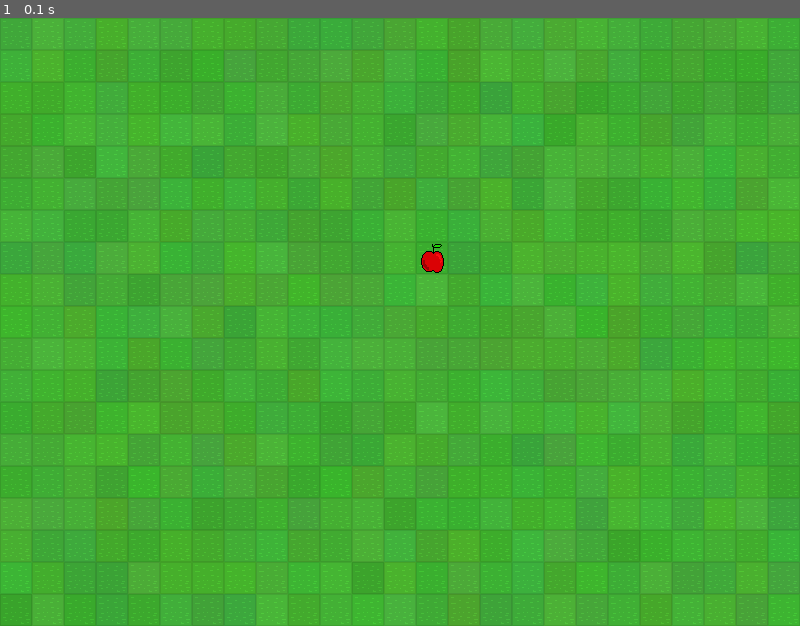
Above: before the commit, frame 1.
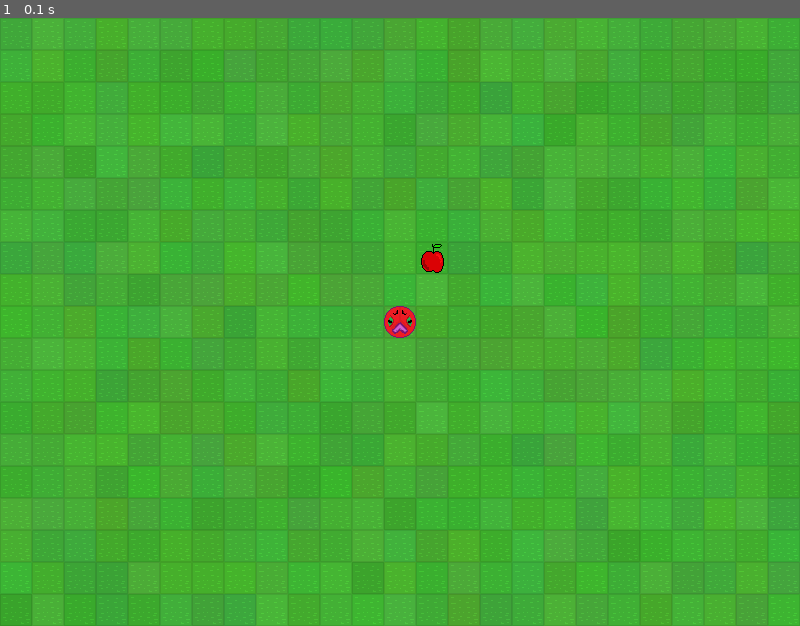
Above: after the commit, the same moment.

Repository: Miszel16/Niedziela_10_00
Game: pygame game, started from Lekcja 26 i 27 i 28 - Gra Snake/Projekt_Gra_Snake/main.py
The game is run twice, just before and just after one commit, with the same random seed, the same clock (stepped at 60 frames per second) and the same inputs.
Inputs:
- Up to frame 1 (0.1 s): no input

The runs differ from the first frame. In frame 1, 0.2% of the frame differs, in the area x 48-52%, y 47-53%.

Commit message:
Snake II

Diff:
--- /dev/null
+++ b/Lekcja 26 i 27 i 28 - Gra Snake/Projekt_Gra_Snake/Direction.py
@@ -0,0 +1,8 @@
+from enum import Enum
+
+# Enum - pozwala wybrac jedną z kilku opcji
+class Direction(Enum):
+    UP = 0
+    RIGHT = 1
+    DOWN = 2
+    LEFT = 3
--- /dev/null
+++ b/Lekcja 26 i 27 i 28 - Gra Snake/Projekt_Gra_Snake/Snake.py
@@ -0,0 +1,43 @@
+import pygame
+from Direction import Direction
+
+class Snake(pygame.sprite.Sprite):
+    def __init__(self):
+        # oryginalny obraz
+        self.original_image = pygame.image.load("images/head.png")
+        # obraz pomocniczy do zmiany kierunku
+        self.image = pygame.transform.rotate(self.original_image, 0)
+        self.rect = self.image.get_rect(center=(12*32 + 16, 9*32 + 16))
+        #!!!!!!!!!!!!!!!!!!!!!!!!!!!!!!
+        self.direction = Direction.UP # obecny kierunek
+        self.new_direction = Direction.UP # gotowy do wprowadzenia
+
+
+
+
+    def change_direction(self, direction):
+        is_possible = True
+        if self.direction == Direction.UP and direction == Direction.DOWN:
+            is_possible = False
+        if self.direction == Direction.DOWN and direction == Direction.UP:
+            is_possible = False
+        if self.direction == Direction.RIGHT and direction == Direction.LEFT:
+            is_possible = False
+        if self.direction == Direction.LEFT and direction == Direction.RIGHT:
+            is_possible = False
+        if is_possible:
+            self.new_direction = direction
+
+
+    def update(self):
+        self.direction = self.new_direction
+        self.image = pygame.transform.rotate(self.original_image, (self.direction.value*90))
+
+        if self.direction == Direction.UP:
+            self.rect.move_ip(0, -32)
+        if self.direction == Direction.RIGHT:
+            self.rect.move_ip(32, 0)
+        if self.direction == Direction.LEFT:
+            self.rect.move_ip(-32, 0)
+        if self.direction == Direction.DOWN:
+            self.rect.move_ip(0, 32)
--- a/Lekcja 26 i 27 i 28 - Gra Snake/Projekt_Gra_Snake/main.py
+++ b/Lekcja 26 i 27 i 28 - Gra Snake/Projekt_Gra_Snake/main.py
@@ -11,6 +11,8 @@
 import time
 # nazwa pliku    nazwa klasy
 from Apple import Apple
+from Direction import Direction
+from Snake import Snake
 pygame.init()
 
 SCREEN_WIDTH = 800
@@ -37,6 +39,14 @@
 apple_group.add(apple)
 
 
+snake = Snake()
+# tworzymy nowe zdarzenie
+MOVE_THE_SNAKE = pygame.USEREVENT + 1
+# uruchamiamy je co 200 ms
+pygame.time.set_timer(MOVE_THE_SNAKE, 200)
+
+
+
 # PĘTLA GRY
 game_status = True
 while game_status:
@@ -51,6 +61,9 @@
     for apple in apple_group:
         screen_surface.blit(apple.image, apple.rect)
 
+    screen_surface.blit(snake.image, snake.rect)
+
+
     pygame.display.flip() # pełen odświeżenie całego ekranu
     clock.tick(30)
     pass
